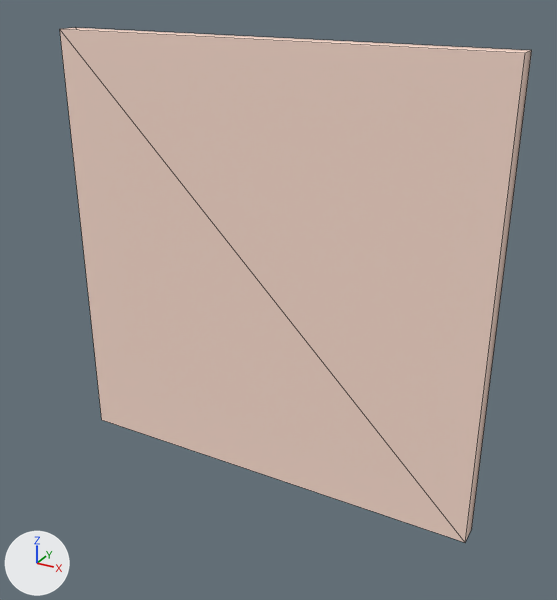
The OBJ model Data/bmc/subtiles/t_21.obj: old version first, new version second.
Rendered twice from a 50 mm lens placed at (0.779, -1.884, 0.636), pointed at (0.051, -0.56, -0.026). The axes (+X, +Y, +Z) are drawn at lower left. The lights are the same throughout. Mesh edges are drawn as thin lines. Where no turn or scale is listed for an object, it has been applied to the vertices. Vertices at the same position are counted once.

Names of what the first picture shows: 't_21'.
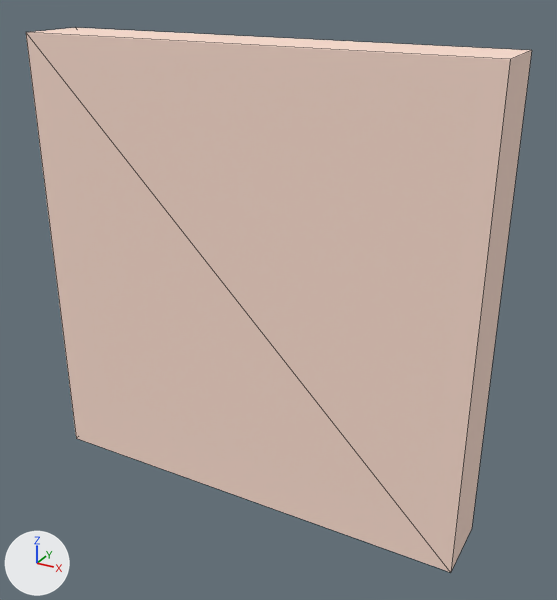
Scene script edits in JSON lines:
```json
{"block": "me_t_21", "where": "me_t_21.from_pydata(...)  # 8 vertices, 9 faces; spans x -0.5..0.5, y -0.55..-0.5, z -0.5..0.5"}
{"block": "me_t_21", "where": "# used by ob_t_21; location = (0.0, 0.0, 0.0)"}
{"block": "me_t_21", "where": "# verts and faces of me_t_21; kept vertices keep their numbers, new ones are numbered from 8"}
{"block": "me_t_21", "where": "# before: 0 (-0.5, -0.5, -0.5), 1 (-0.5, -0.55, -0.5) at pixel (101, 419), 2 (0.5, -0.5, -0.5) at pixel (471, 528), 3 (0.5, -0.55, -0.5) at pixel (465, 542), 4 (0.5, -0.5, 0.5) at pixel (531, 50)"}
{"block": "me_t_21", "where": "# before: 5 (0.5, -0.55, 0.5) at pixel (525, 53), 6 (-0.5, -0.5, 0.5) at pixel (75, 27), 7 (-0.5, -0.55, 0.5) at pixel (59, 29)"}
{"block": "me_t_21", "change": "me_t_21 part 1"}
{"op": "add", "block": "me_t_21", "code": "delete_faces([(0, 2, 4, 6)])"}
{"op": "add", "block": "me_t_21", "code": "for i in [1, 3, 5, 7]: verts[i] += (0.0, -0.1, 0.0)"}
```

Where the change shows, as pixel boxes (x1, y1, x2, y2) in the pictures (557 x 600 px):
```json
{"object": "t_21", "change": "reshaped", "before": [60, 28, 532, 542], "after": [26, 28, 532, 572], "on screen": "7% wider"}
```
